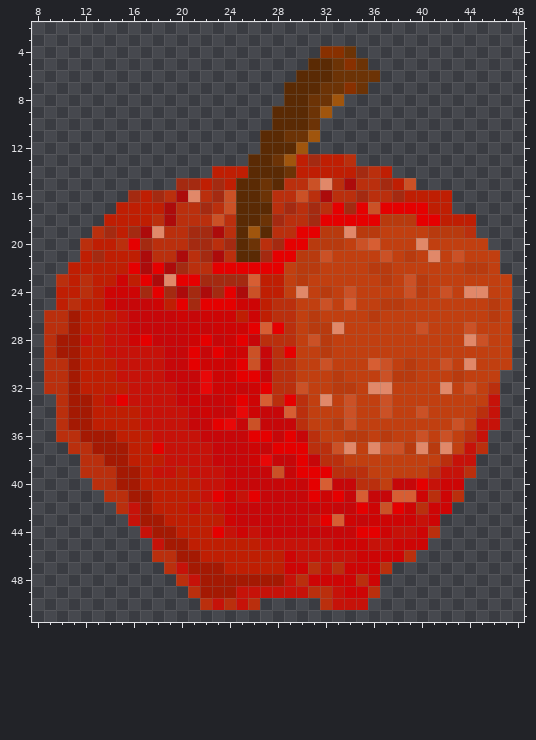
File history of a pixel-art sprite, projectRPG/res/drawable-hdpi/faulerapfel.png. This is how it looked before the edit.
The file is 60x60 pixels. Colours within 5 levels of each other are drawn and written as one. Shown: x 8..48, y 2..51.
And afterwards:
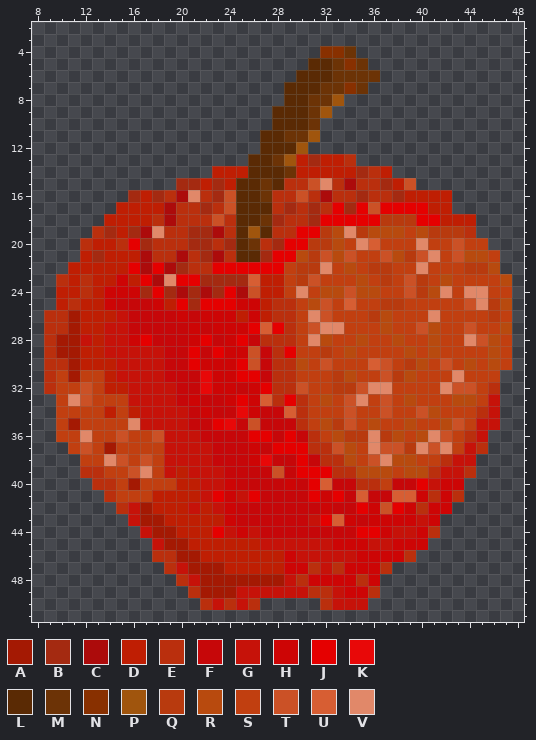
Palette (. is transparent): A #a41903  B #a42a11  C #ac0b0b  D #bf1e03  E #ba2f0d  F #c60709  G #c61209  H #cd0505  J #e50000  K #e80808  L #5a2a04  M #6c3306  N #883000  P #a0550d  Q #b83a0e  R #b84a0e  S #c13f10  T #cb5126  U #d75e33  V #e18869
Edits made:
y 19: x 33 Q -> R; x 36..38 QSS -> RRR; x 40 S -> R
y 20: x 33 Q -> R; x 35 T -> V; x 43 S -> T
y 21: x 30 Q -> R; x 33..34 SS -> RT; x 38 S -> R; x 40 S -> T; x 44..45 SS -> RR
y 22: x 32 S -> V; x 34 S -> R; x 40 S -> V; x 46 S -> R
y 23: x 31 S -> T; x 35 S -> R; x 42 S -> R; x 47 S -> R
y 24: x 32..33 QS -> RR; x 35..36 SS -> RR; x 41..42 ST -> RV
y 25: x 31 S -> R; x 44..45 SS -> TV; x 47 S -> R
y 26: x 31..32 QS -> VT; x 37 S -> R; x 41 S -> V
y 27: x 31..32 QQ -> TV; x 37 S -> R; x 41 S -> R; x 47 S -> R
y 28: x 31..32 TQ -> VR; x 35 S -> R; x 38 S -> R; x 41 S -> R; x 46 S -> R
y 29: x 34 S -> R; x 39 S -> R; x 41 S -> R; x 46 S -> R
y 30: x 30 S -> R; x 40 S -> R; x 44 V -> R; x 46 S -> R
y 31: x 10 E -> S; x 12..13 DD -> SS; x 34 S -> R; x 39 Q -> R; x 43 Q -> V
y 32: x 10..13 EADD -> SSTS; x 35 S -> T; x 43 S -> T
y 33: x 10..15 EAADGJ -> SVTSSS; x 32 V -> R; x 35 S -> V; x 39 S -> R; x 43..44 SS -> RR
y 34: x 10..13 EAAD -> SSSS; x 15 D -> S; x 41 S -> R
y 35: x 10 E -> S; x 12..16 ADDDD -> SSSSV; x 32 S -> R; x 36 S -> R; x 39 S -> R; x 42 S -> R
y 36: x 10..18 EEAAADDDG -> SSVSSTSST; x 33 S -> R; x 36 S -> V; x 38 S -> R; x 40..41 TS -> RV
y 37: x 11..13 EEA -> STS; x 15..18 ADDJ -> SSSS; x 34 V -> R; x 41 Q -> T
y 38: x 12..18 EEAADDD -> SSVTSTS; x 34 S -> R; x 36..39 SSSS -> TVRR
y 39: x 14..18 EAADG -> SSTVS; x 35..37 ESS -> RRR; x 39..40 SS -> RR
y 40: x 15 A -> S; x 17..19 DDD -> SSS
y 41: x 15..17 EAA -> SSS
Where, in picture pixels (left, top, right, bottom), the same in both pictures:
changed: (296, 226, 512, 478)
changed: (56, 370, 176, 502)
